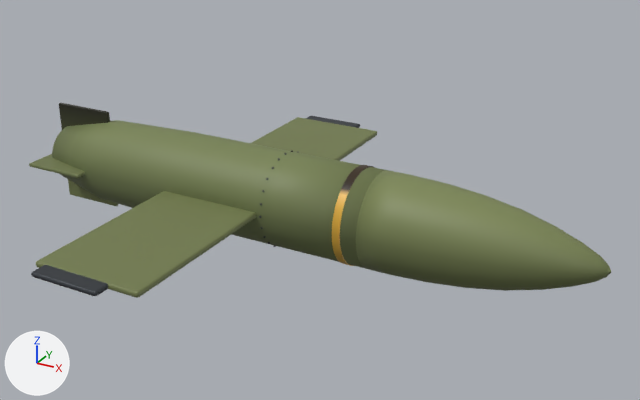
Renders of the glTF model public/yw9-pigeon/glider.glb from each side of a commit.
The view is the same before and after, from a camera (50 mm lens) standing at (5.35, -6.86, 3.5) and looking at (1.51, 0.12, 0.01). Lighting does not change. The marker at lower left points along +X, +Y and +Z. The first picture is the older version. Vertices at exactly the same position are counted once.

Objects in the first picture: 'anim-g_fin0', 'anim-g_fin1', 'anim-g_nose', 'glider.metal.2', 'glider.paint.0', 'glider.paint.1'.
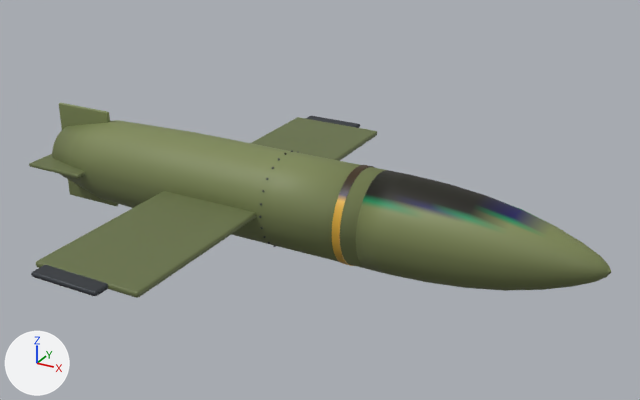
Changed parts and their boxes [x1, y1, x2, y2] in the pictures (640 x 400 px):
part 1 of me_anim_g_nose_001, recoloured
    both: [361, 200, 546, 235]
part 2 of me_anim_g_nose_001, recoloured (darker)
    both: [363, 170, 522, 227]
part 3 of me_anim_g_fin1_001, recoloured
    both: [59, 103, 109, 114]
part 4 of me_anim_g_fin1_001, recoloured (lighter)
    both: [59, 104, 110, 130]

The change, as a diff of the scene's bpy script:
```diff
--- a/public/yw9-pigeon/glider.glb.py
+++ b/public/yw9-pigeon/glider.glb.py
@@ me_anim_g_nose_001 @@
 me_anim_g_nose_001.from_pydata(...)  # 913 vertices, 1824 faces; spans x -1.06..1.07, y -0.47..0.47, z -0.47..0.47
 # used by ob_anim_g_nose; location = (3.265, 0.0, 0.0)
+# me_anim_g_nose_001 part 1: 343 faces centred in x -1.06..0.9, y -0.45..0.45, z 0.12..0.35 are repainted in the vertex colours; the middle colour goes from white #f0f0f1 to white #f5f6f6
+# me_anim_g_nose_001 part 2: 410 faces centred in x -1.06..1.05, y -0.47..0.47, z 0.03..0.47 are repainted in the vertex colours; the middle colour goes from white #e7e7e7 to white #e5e4e4
 me_anim_g_nose_001.materials.append(mat_paint__7f8a57)
@@ me_anim_g_fin1_001 @@
 me_anim_g_fin1_001.from_pydata(...)  # 56 vertices, 108 faces; spans x -0.35..0.35, y -0.02..0.02, z -0.55..0.55
 # used by ob_anim_g_fin1; location = (-1.35, 0.0, 0.0)
+# me_anim_g_fin1_001 part 3: 42 faces centred in x -0.349..0.349, y -0.019..0.019, z 0.54..0.55 are repainted in the vertex colours; the middle colour goes from dark grey #4a453f to white #f9fafb
+# me_anim_g_fin1_001 part 4: 17 faces centred in x -0.35..0.35, y -0.02..0.02, z -0.179..0.179 are repainted in the vertex colours; the middle colour goes from dark grey #4a443e to white #f9fafb
 me_anim_g_fin1_001.materials.append(mat_paint__7f8a57)
```
